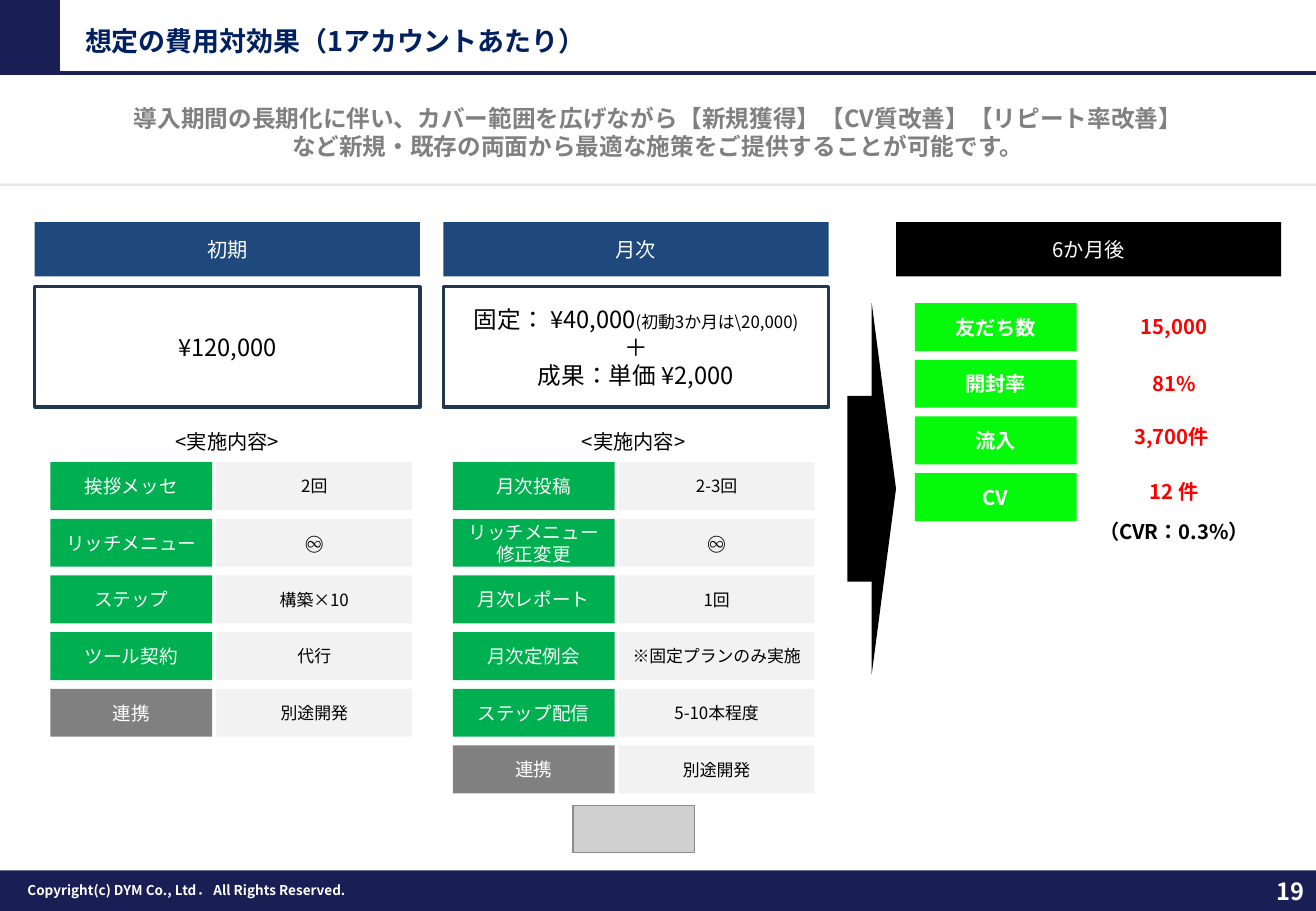
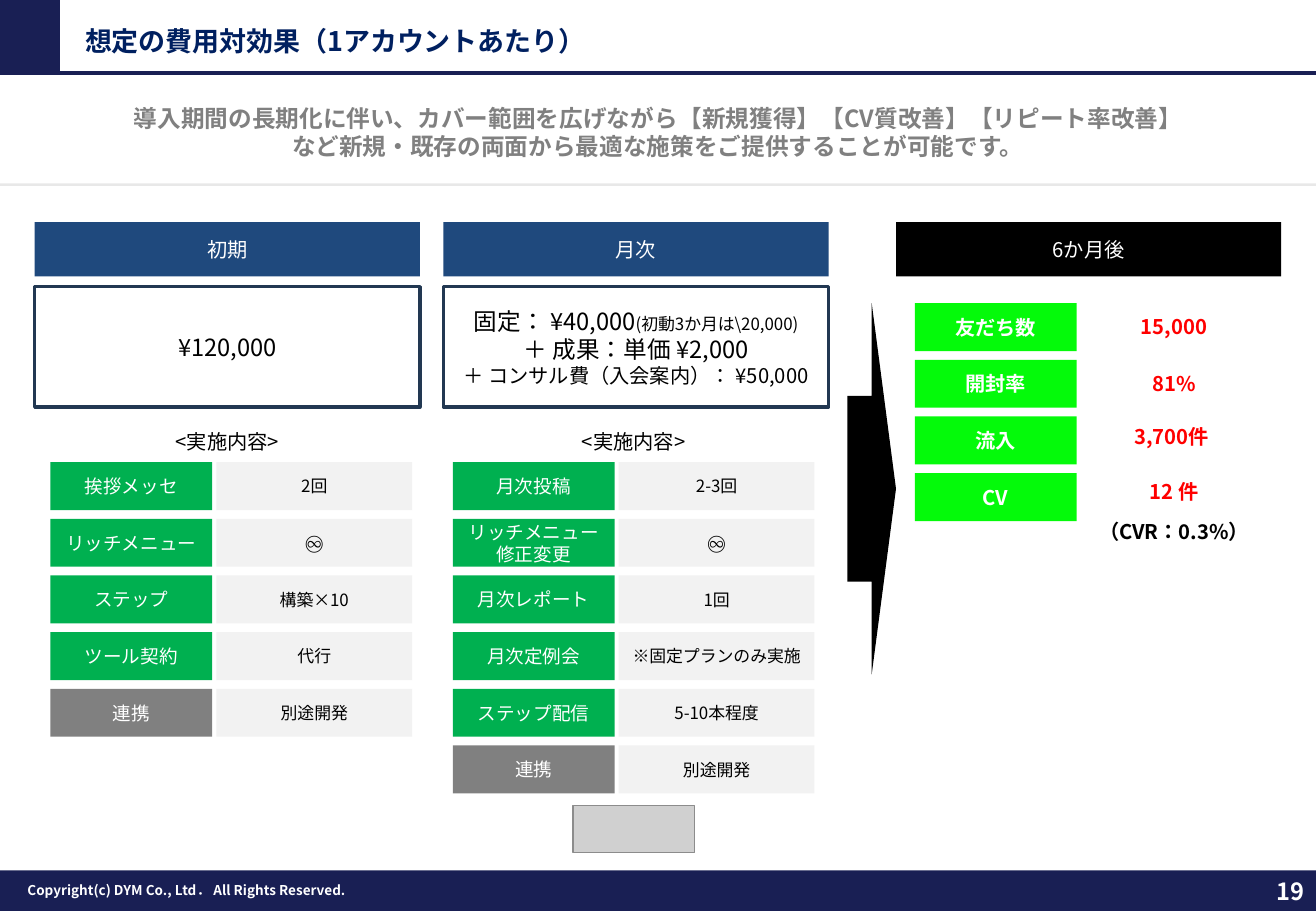
Before and after one commit to tonomura-r-dev/folder, a slide deck: slide 19 of 202609_株式会社やる気スイッチグループ御中_LINE公式アカウント運用のご提案_ver2.pptx. Drawn at 1316x911 pixels with LibreOffice and Linux fonts; fonts in the diff are those of the drawing; grey boxes stand for pictures; background and template pictures are left out. Boxes give left, top, right and bottom in pixels: in the first picture for what was removed or moved away, otherwise in the second. Text is boxed around its words. In the diff, an @@ line names an element or a change of style, - is before the commit and + after.

```diff
--- a/202609_株式会社やる気スイッチグループ御中_LINE公式アカウント運用のご提案_ver2.pptx
+++ b/202609_株式会社やる気スイッチグループ御中_LINE公式アカウント運用のご提案_ver2.pptx
@@ text in rectangle at (x1=488, y1=338, x2=809, y2=387): text changed; size 14 to 12 pt @@
-＋
-成果：単価 ¥2,000
+＋ 成果：単価 ¥2,000
+＋ コンサル費（入会案内）： ¥50,000
```
Also in this commit, not shown: 2 other slides changed.
